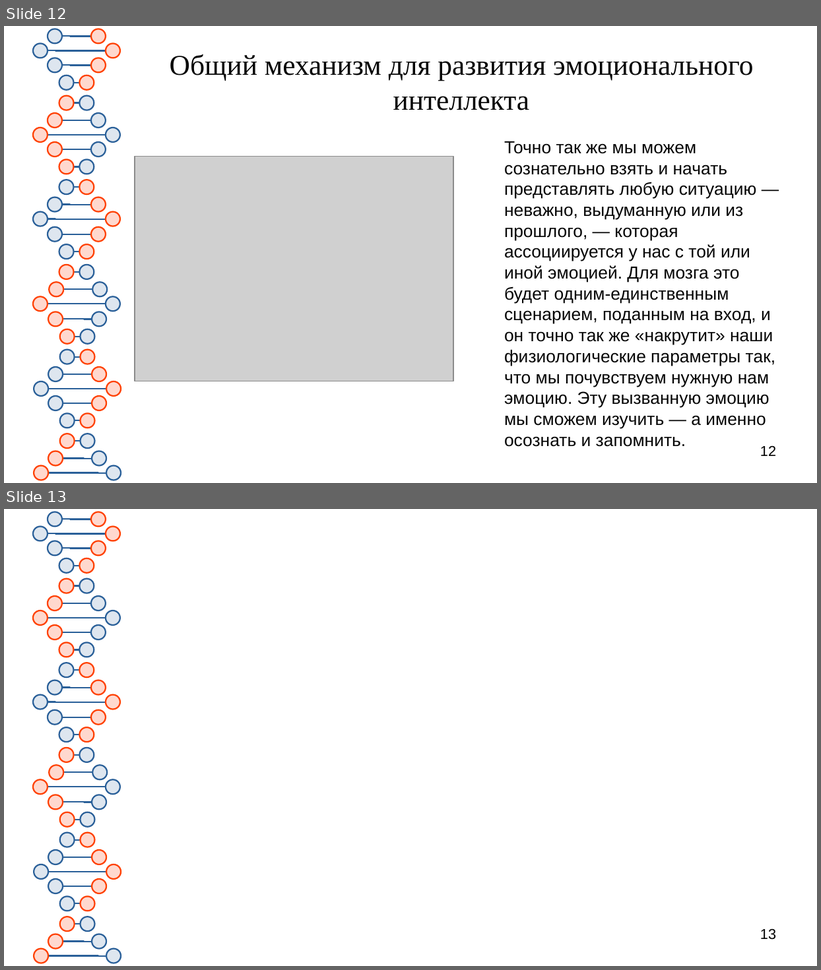
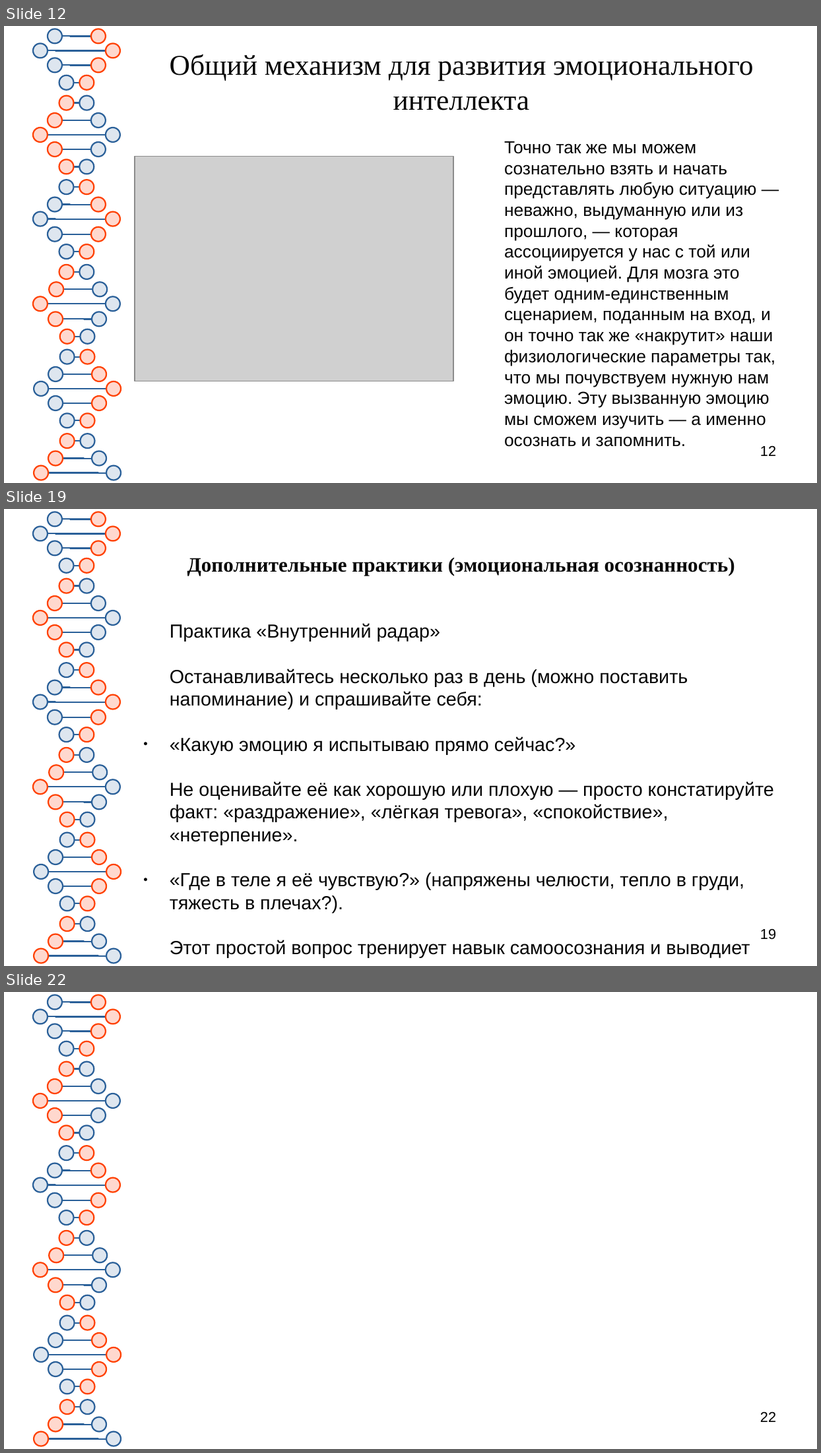
Before and after one commit to Chularev/articles, a slide deck: Psychology/5. Эмоциональный интеллект/Эмоциональный интеллект.odp. Shown one above the other, each under a label of ours: slides 12 and 13 before the commit, slides 12, 19 and 22 after it; the slides between them are not shown. The pictures are 821x970 and 821x1453 pixels, drawn with LibreOffice and Linux fonts; fonts in the diff are those of the drawing; grey boxes stand for pictures. Boxes give left, top, right and bottom in pixels: in the first picture for what was removed or moved away, otherwise in the second. Text is boxed around its words. In the diff, an @@ line names an element or a change of style, - is before the commit and + after.

```diff
--- a/Psychology/5. Эмоциональный интеллект/Эмоциональный интеллект.odp
+++ b/Psychology/5. Эмоциональный интеллект/Эмоциональный интеллект.odp
@@ slide 19 added at (x1=4, y1=509, x2=817, y2=966), background #FFFFFF; not listed: 81 template elements that a slide beside it also shows @@
@@ title added at (x1=187, y1=557, x2=735, y2=576), 20 pt, text #050505, bold @@
+Дополнительные практики (эмоциональная осознанность)
@@ text added at (x1=170, y1=623, x2=774, y2=958), 18.5 pt, text #050505 @@
+Практика «Внутренний радар»
+Останавливайтесь несколько раз в день (можно поставить напоминание) и спрашивайте себя:
+● «Какую эмоцию я испытываю прямо сейчас?»
+Не оценивайте её как хорошую или плохую — просто констатируйте факт: «раздражение», «лёгкая тревога», «спокойствие», «нетерпение».
+● «Где в теле я её чувствую?» (напряжены челюсти, тепло в груди, тяжесть в плечах?).
+Этот простой вопрос тренирует навык самоосознания и выводиет эмоции из автоматического режима в поле вашего внимания.
@@ page number added at (x1=760, y1=929, x2=776, y2=940), 14 pt, text #000000 @@
+19
@@ what was slide 13 is now slide 22 @@
@@ page number at (x1=760, y1=1412, x2=776, y2=1422): text changed @@
-13
+22
```
Also in this commit, not shown: 8 other slides added.
